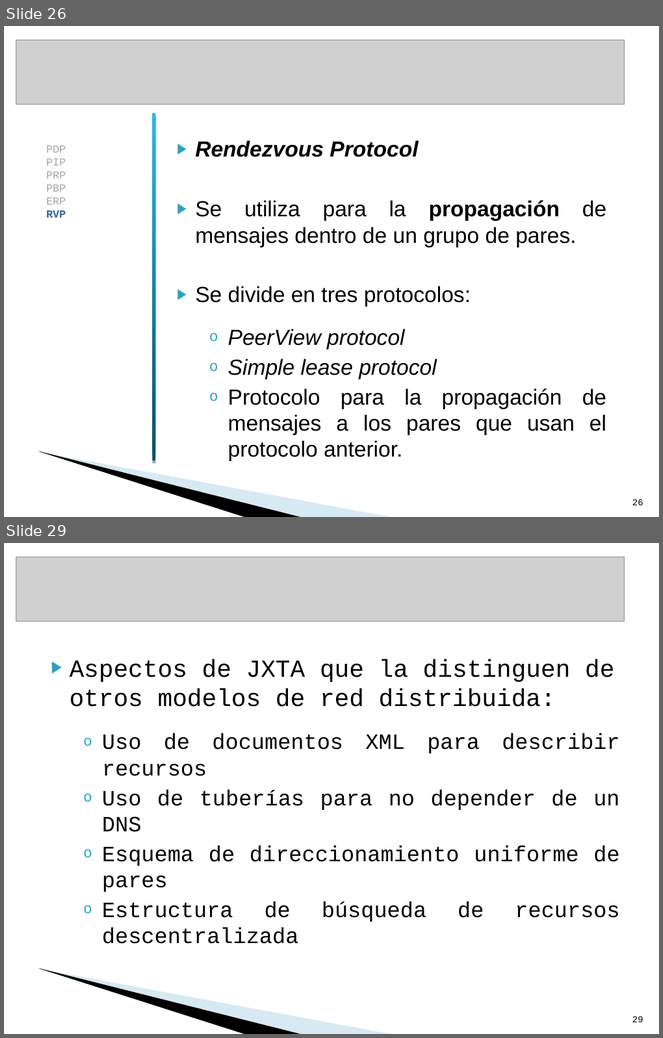
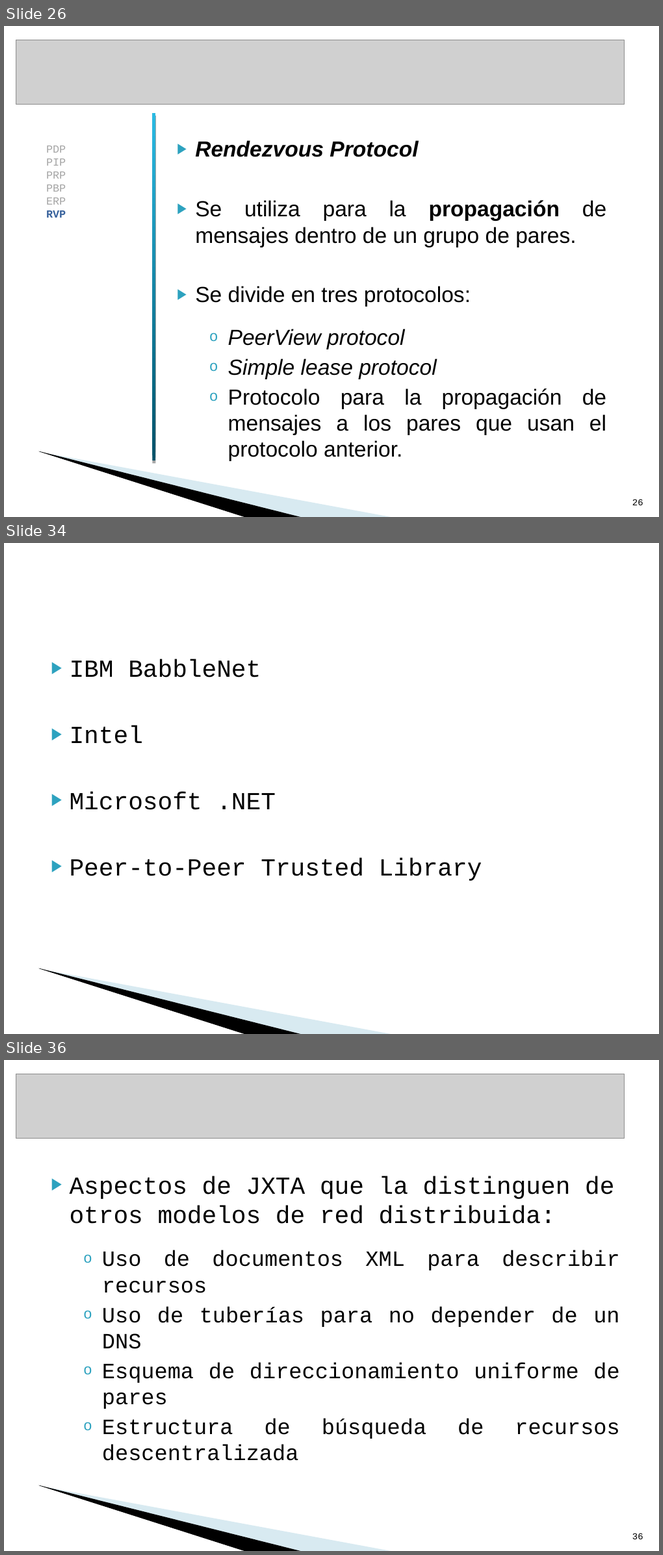
Before and after one commit to txedo/isi-practicas-5, a slide deck: sistemas-colaboracion/p2p-jxta/presentacion/PresentaciónColaboracion.ppt. Shown one above the other, each under a label of ours: slides 26 and 29 before the commit, slides 26, 34 and 36 after it; the slides between them are not shown. The pictures are 663x1038 and 663x1555 pixels, drawn with LibreOffice and Linux fonts; fonts in the diff are those of the drawing; grey boxes stand for pictures; background and template pictures are left out. Boxes give left, top, right and bottom in pixels: in the first picture for what was removed or moved away, otherwise in the second. Text is boxed around its words. In the diff, an @@ line names an element or a change of style, - is before the commit and + after.

```diff
--- a/sistemas-colaboracion/p2p-jxta/presentacion/PresentaciónColaboracion.ppt
+++ b/sistemas-colaboracion/p2p-jxta/presentacion/PresentaciónColaboracion.ppt
@@ slide 34 added at [4,543,659,1034], background #FFFFFF; not listed: 2 template elements that a slide beside it also shows @@
@@ text added at [70,659,482,881], 27 pt, text #000000 @@
+▶ IBM BabbleNet
+▶ Intel
+▶ Microsoft .NET
+▶ Peer-to-Peer Trusted Library
@@ what was slide 29 is now slide 36 @@
@@ page number at [633,1533,644,1540]: text changed @@
-29
+36
```
Also in this commit, not shown: 7 slides changed, 6 other slides added, 1 other file.
